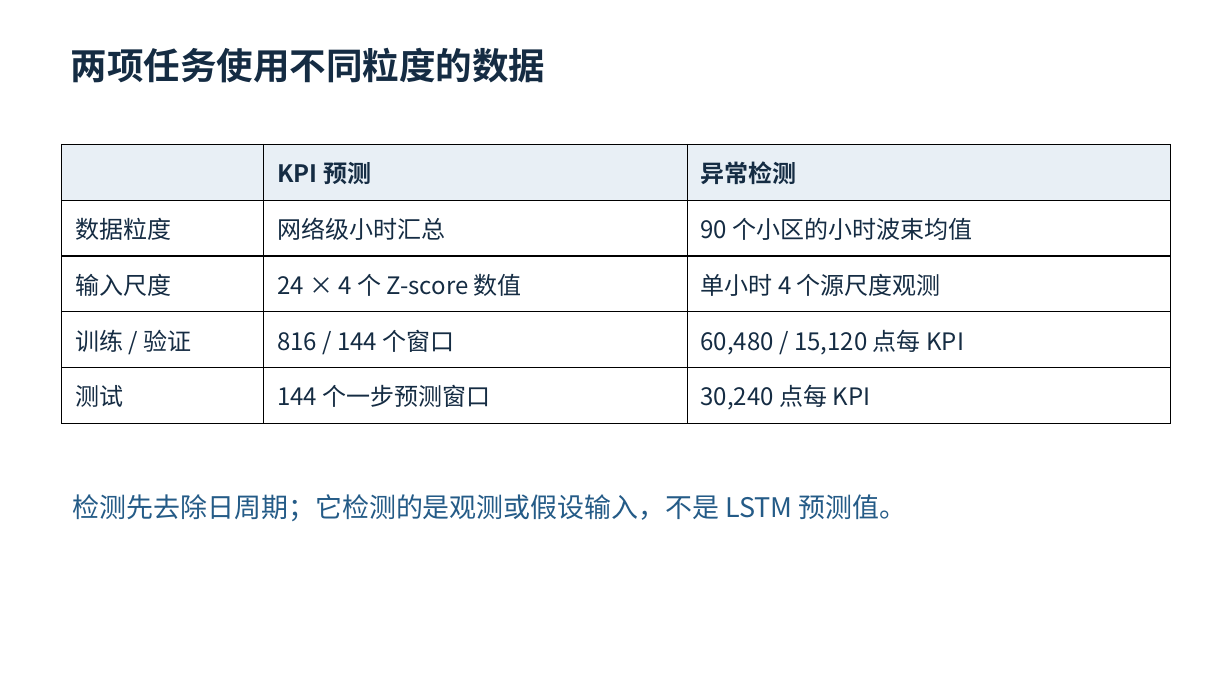
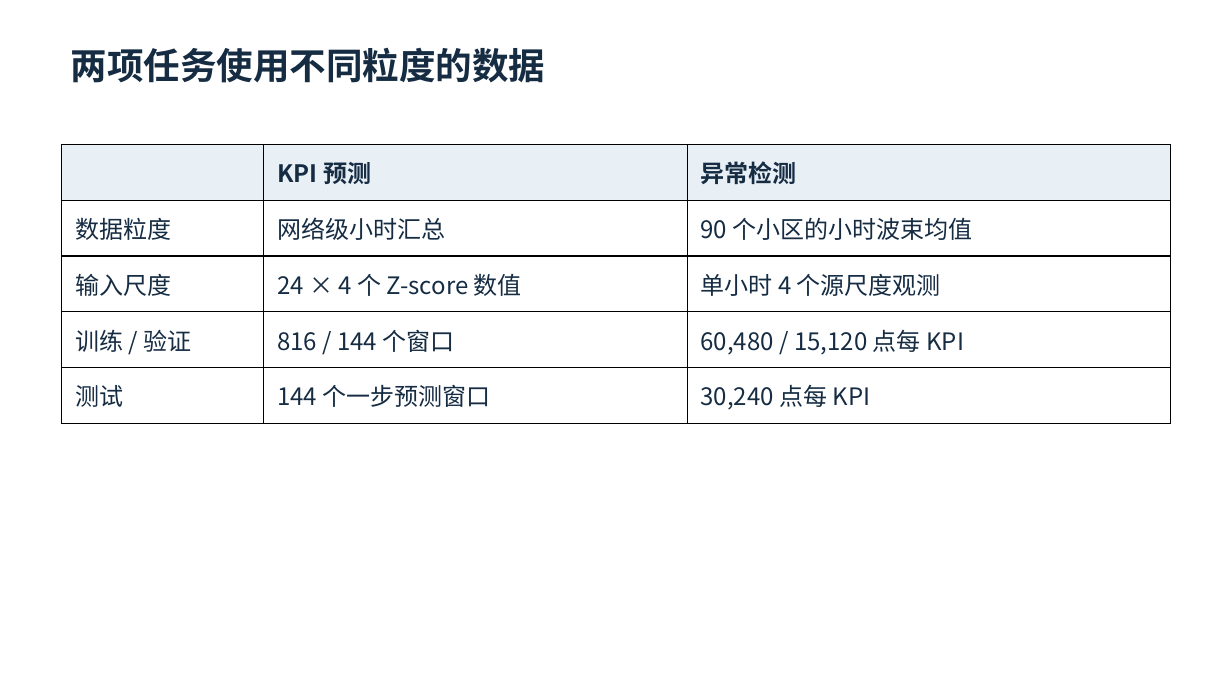
Before and after one commit to haoyuchen20021127-afk/5g-kpi-system, a slide deck: slide 2 of docs/第八周_GOTSF项目演示.pptx. Drawn at 1232x693 pixels with LibreOffice and Linux fonts; fonts in the diff are those of the drawing. Boxes give left, top, right and bottom in pixels: in the first picture for what was removed or moved away, otherwise in the second. Text is boxed around its words. In the diff, an @@ line names an element or a change of style, - is before the commit and + after.

```diff
--- a/docs/第八周_GOTSF项目演示.pptx
+++ b/docs/第八周_GOTSF项目演示.pptx
@@ text removed at [73, 494, 907, 521] @@
-检测先去除日周期；它检测的是观测或假设输入，不是 LSTM 预测值。
```
Also in this commit, not shown: 1 other slide changed, 1 other file.
